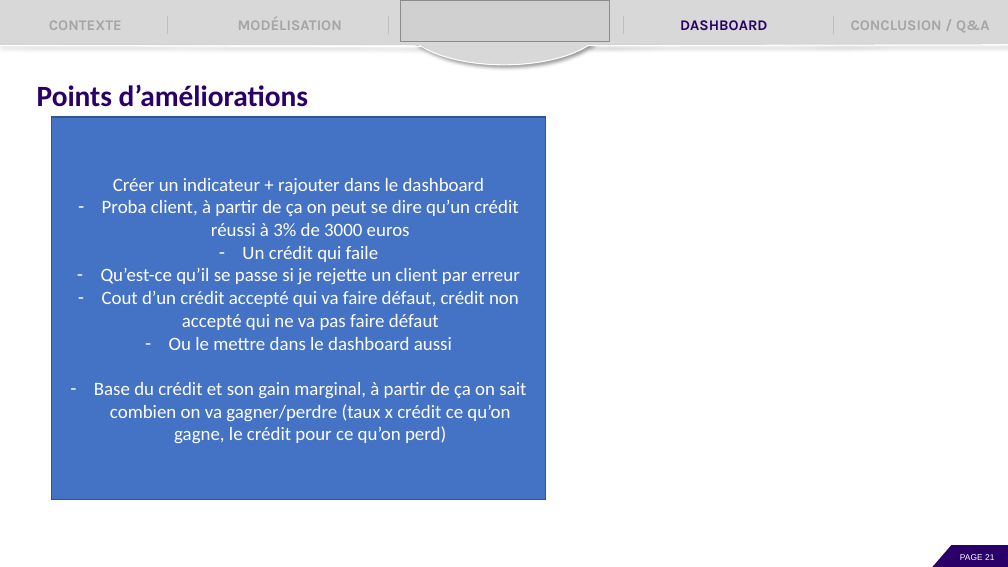
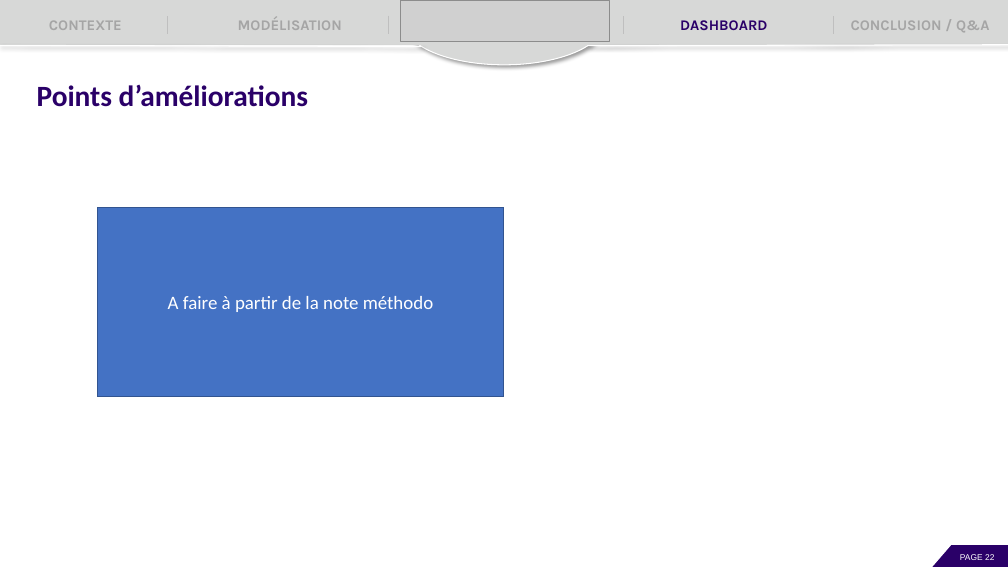
Before and after one commit to EtudiantOC2/implement_scoring_model_v2, a slide deck: slide 22 of evaluation/P7_Presentation.pptx (slide 21 before the commit). Drawn at 1008x567 pixels with LibreOffice and Linux fonts; fonts in the diff are those of the drawing; grey boxes stand for pictures. Boxes give left, top, right and bottom in pixels: in the first picture for what was removed or moved away, otherwise in the second. Text is boxed around its words. In the diff, an @@ line names an element or a change of style, - is before the commit and + after.

Commit message:
Avancées pour la soutenance

```diff
--- a/evaluation/P7_Presentation.pptx
+++ b/evaluation/P7_Presentation.pptx
@@ rectangle removed at <box>51,117,546,500</box> @@
-Créer un indicateur + rajouter dans le dashboard
-– Proba client, à partir de ça on peut se dire qu’un crédit réussi à 3% de 3000 euros
-– Un crédit qui faile
-– Qu’est-ce qu’il se passe si je rejette un client par erreur
-– Cout d’un crédit accepté qui va faire défaut, crédit non accepté qui ne va pas faire défaut
-– Ou le mettre dans le dashboard aussi
-– Base du crédit et son gain marginal, à partir de ça on sait combien on va gagner/perdre (taux x crédit ce qu’on gagne, le crédit pour ce qu’on perd)
@@ rectangle added at <box>98,207,504,397</box>, fill #4472C4, outline #325491 1 pt, 18 pt, text #FFFFFF @@
+A faire à partir de la note méthodo
```
Also in this commit, not shown: 8 other slides changed, 1 slide added, 8 other files.
